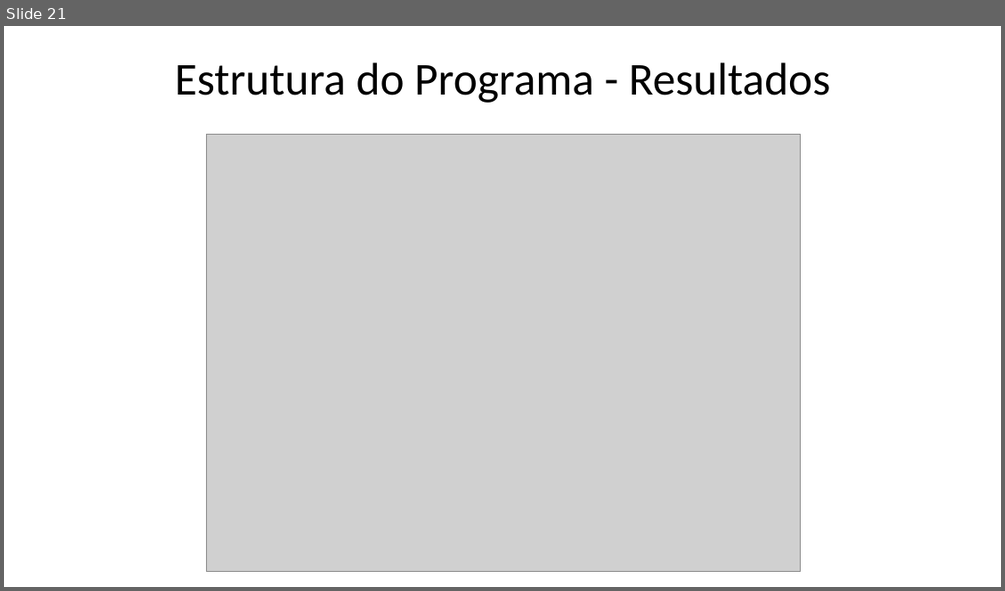
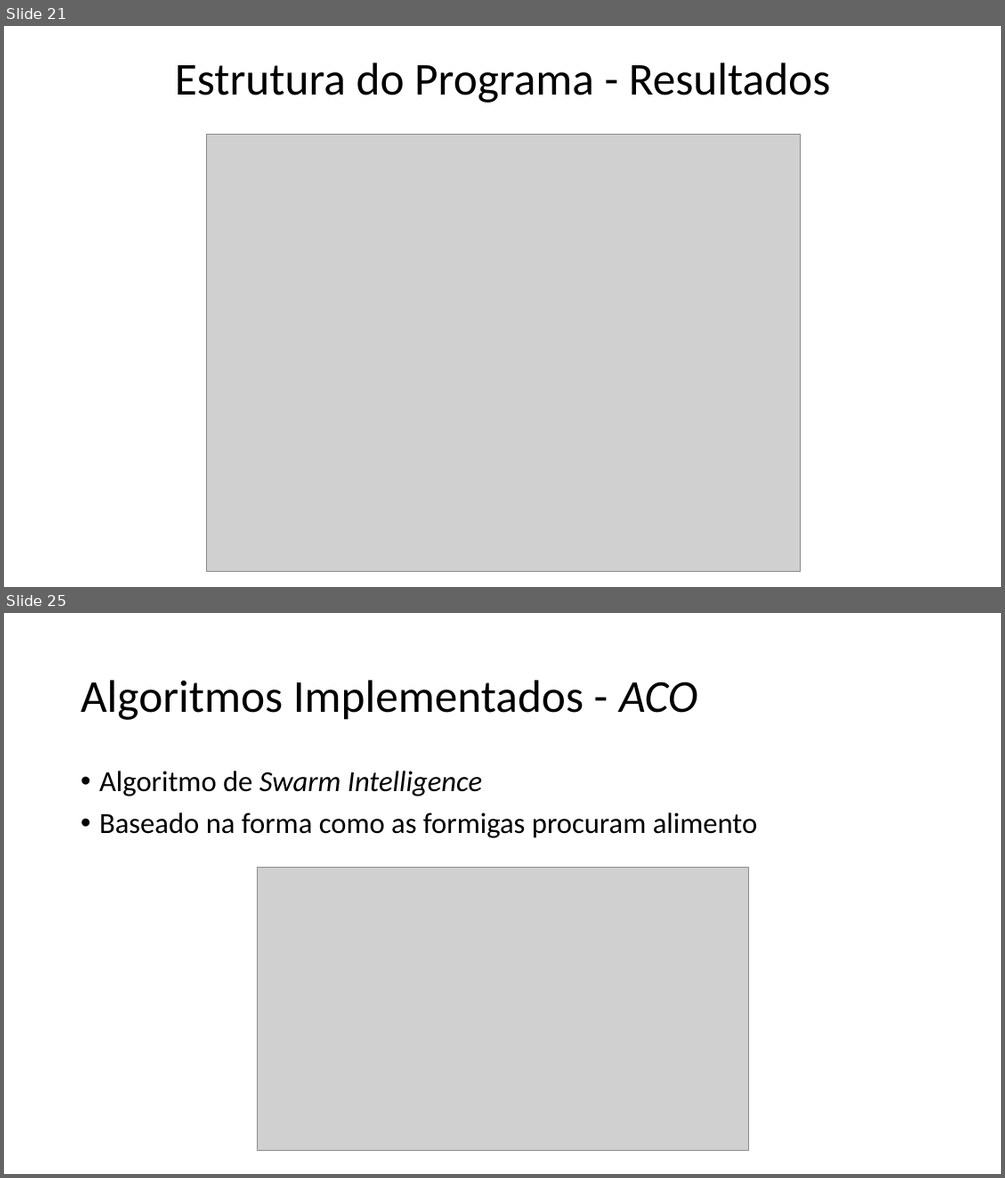
Before and after one commit to xQsme/RLP_Qt, a slide deck: powerpoint_defesa.pptx. Shown one above the other, each under a label of ours: slide 21 before the commit, slides 21 and 25 after it; the slides between them are not shown. The pictures are 1005x591 and 1005x1178 pixels, drawn with LibreOffice and Linux fonts; fonts in the diff are those of the drawing; grey boxes stand for pictures. Boxes give left, top, right and bottom in pixels: in the first picture for what was removed or moved away, otherwise in the second. Text is boxed around its words. In the diff, an @@ line names an element or a change of style, - is before the commit and + after.

```diff
--- a/powerpoint_defesa.pptx
+++ b/powerpoint_defesa.pptx
@@ slide 25 added at [4, 613, 1001, 1174], background #FFFFFF @@
@@ title added at [81, 680, 697, 720], 44 pt, text #000000 @@
+Algoritmos Implementados - ACO
@@ text added at [99, 771, 758, 838], 28 pt, text #000000 @@
+• Algoritmo de Swarm Intelligence
+• Baseado na forma como as formigas procuram alimento
@@ picture added at [258, 868, 749, 1151] @@
```
Also in this commit, not shown: 4 other slides added.
